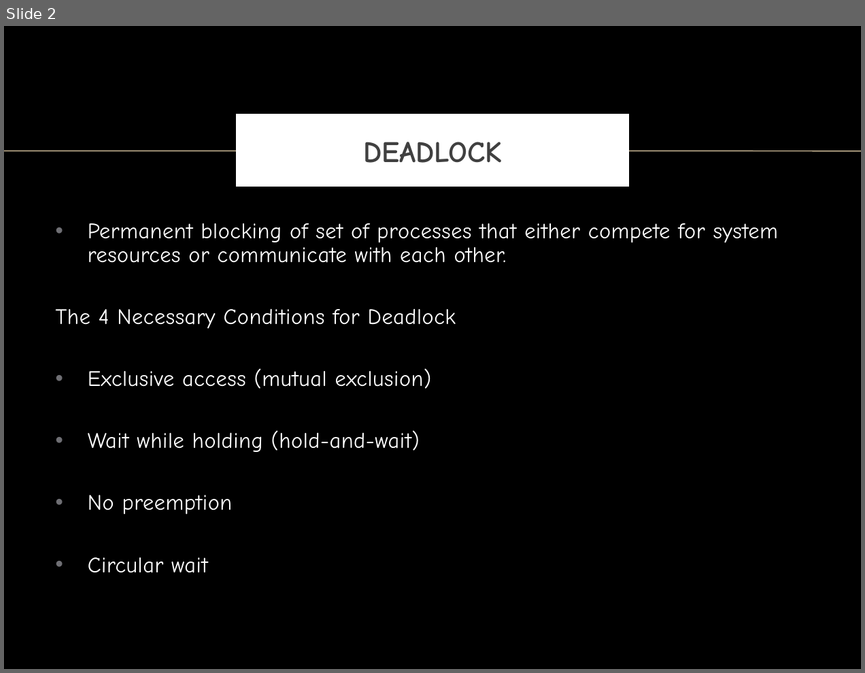
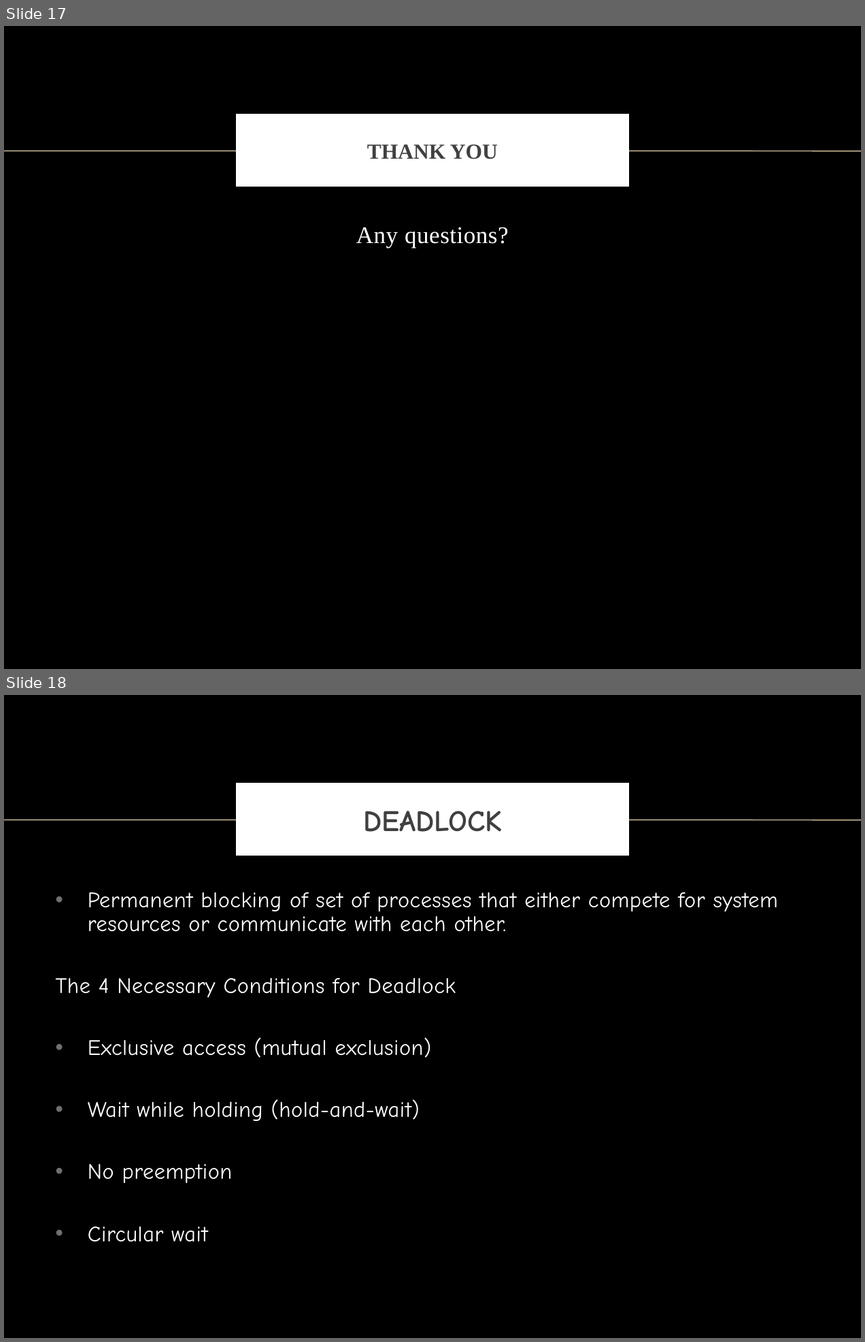
Before and after one commit to vong-srey/Paravantage, a slide deck: Deadlock.pptx. Shown one above the other, each under a label of ours: slide 2 before the commit, slides 17 and 18 after it. The pictures are 865x673 and 865x1342 pixels, drawn with LibreOffice and Linux fonts; fonts in the diff are those of the drawing; background and template pictures are left out. Boxes give left, top, right and bottom in pixels: in the first picture for what was removed or moved away, otherwise in the second. Text is boxed around its words. In the diff, an @@ line names an element or a change of style, - is before the commit and + after.

```diff
--- a/Deadlock.pptx
+++ b/Deadlock.pptx
@@ slide 17 added at box(4, 26, 861, 669), background picture (left out); not listed: 1 template element that a slide beside it also shows @@
@@ title added at box(239, 118, 626, 184), fill #FFFFFF, outline #FFFFFF 6 pt, 18 pt, text #404040, bold @@
+THANK YOU
@@ text added at box(356, 227, 509, 248), 20 pt, text #FFFFFF @@
+Any questions?
@@ what was slide 2 is now slide 18 @@
```
Also in this commit, not shown: 15 other slides added.
